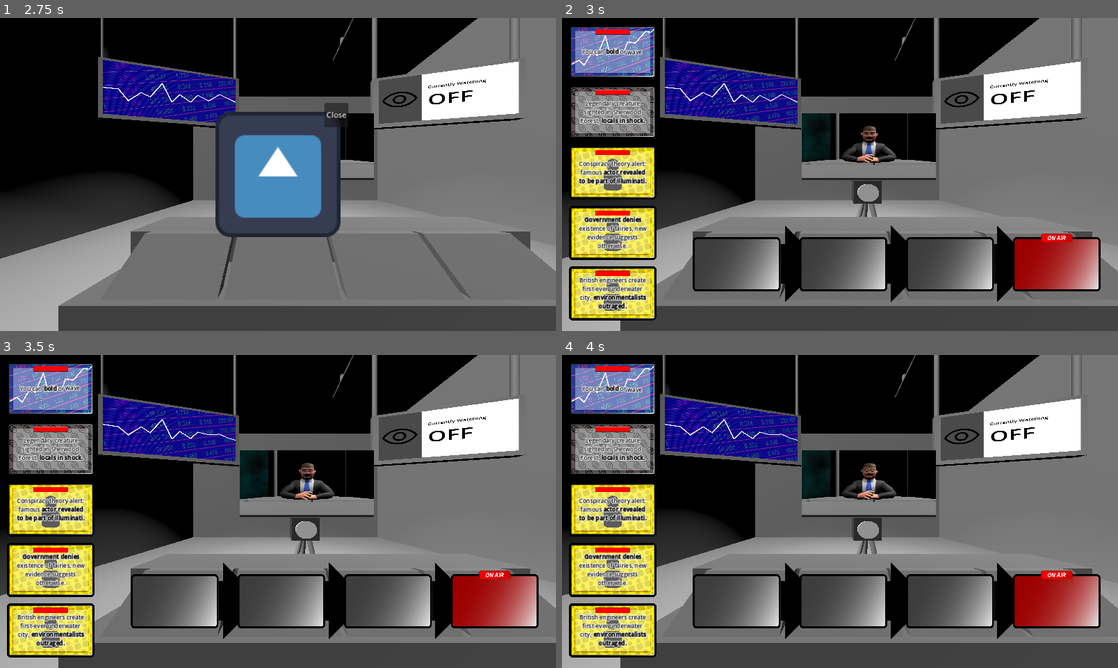
Above: before the commit, frames 1-4 (two rows, left to right).
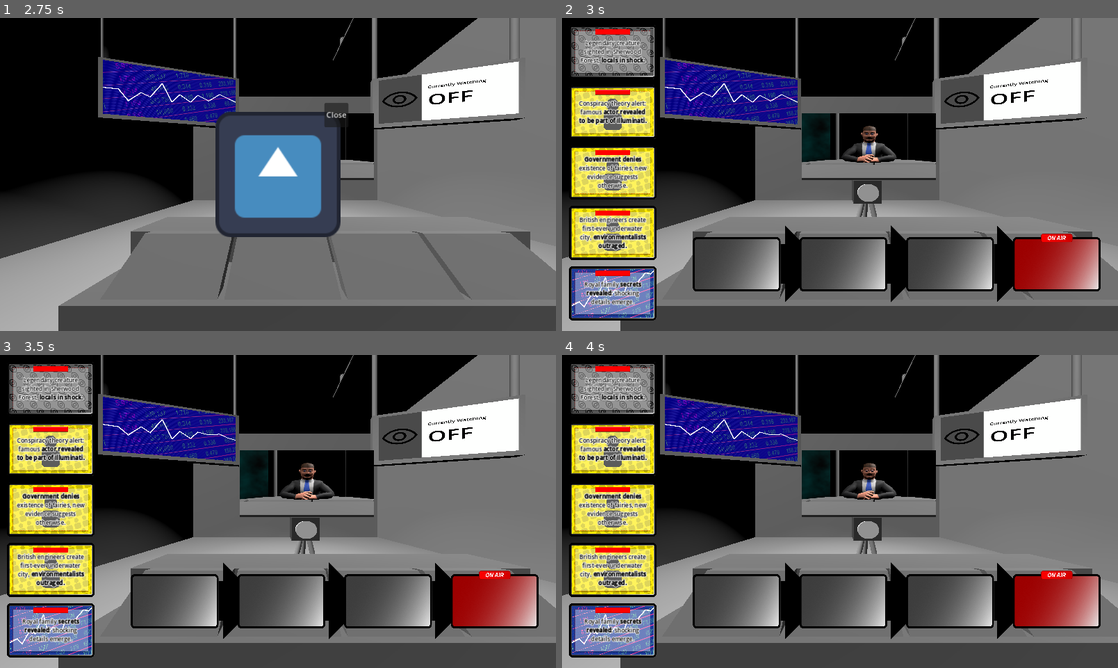
Above: after the commit, the same moments.

Repository: ZeAntwan/LD53
Game: Godot game, scene res://scenes/game.tscn
Same seed, same stepped clock (60 frames per second), same inputs: the game is played once before the commit and once after it. The engine's default icon, where the game draws it, is replaced by a stand-in: a white triangle on a blue panel in a dark square.
Inputs (mouse positions are in pixels of both pictures, inside the frame that each line leads up to):
- Up to frame 1 (2.75 s): click "Play" at 0.5 s; move the mouse to (400, 158) at 1.27 s; click (400, 158) at 1.35 s; tap Space (ui_select) at 1.52, 2.27 s; move the mouse to (166, 190) at 2.02 s; click (166, 190) at 2.1 s
- Up to frame 2 (3 s): tap Enter at 2.75 s; move the mouse to (895, 105) at 2.77 s; click (895, 105) at 2.85 s
- Up to frame 3 (3.5 s): no input
- Up to frame 4 (4 s): tap Space (ui_select) at 3.5, 3.77 s; move the mouse to (612, 389) at 3.52 s; click (612, 389) at 3.6 s

Frame 1 is identical in both runs. In frame 2, 8.0% of the frame differs, in the area x 1-17%, y 3-96%; in frame 3, 8.0%; in frame 4, 8.0%.

Commit message:
Removing PH node for test to have a final game representation

Diff:
--- a/scenes/ui.tscn
+++ b/scenes/ui.tscn
@@ -1,21 +1,11 @@
-[gd_scene load_steps=10 format=3 uid="uid://ilvnvx3a6bop"]
+[gd_scene load_steps=7 format=3 uid="uid://ilvnvx3a6bop"]
 
 [ext_resource type="PackedScene" uid="uid://h1um88c2nc4y" path="res://scenes/ui/drop_zone.tscn" id="1_mi2bh"]
 [ext_resource type="Script" path="res://scripts/ui/NewsBar.gd" id="1_uop3o"]
-[ext_resource type="PackedScene" uid="uid://b5ktcs0j2auak" path="res://scenes/ui/news_item.tscn" id="2_lpb1i"]
 [ext_resource type="PackedScene" uid="uid://cj6qhtyh283tu" path="res://scenes/ui/live_zone.tscn" id="3_ghk45"]
-[ext_resource type="Script" path="res://scripts/ressources/Headline.gd" id="3_kb88l"]
 [ext_resource type="Script" path="res://scripts/ui/LiveBar.gd" id="5_3qfj8"]
 [ext_resource type="Texture2D" uid="uid://b5j2gjmynal5j" path="res://resources/ui/DeskArrow.png" id="6_8ik5n"]
 [ext_resource type="Script" path="res://scripts/debug/DebugUI.gd" id="6_kqe5e"]
-
-[sub_resource type="Resource" id="Resource_ay8bk"]
-script = ExtResource("3_kb88l")
-text = "[center]You can [b]bold[/b] or [wave]wave[/wave] [/center]"
-stat_rating = -50.0
-stat_stock = 0.0
-stat_public = 0.0
-timer = 3.0
 
 [node name="MainUi" type="Control"]
 layout_mode = 3
@@ -51,10 +41,6 @@
 
 [node name="DropZone_1" parent="NewsBar/MarginContainer/VBoxContainer" groups=["drop_zone"] instance=ExtResource("1_mi2bh")]
 layout_mode = 2
-
-[node name="NewsItem" parent="NewsBar/MarginContainer/VBoxContainer/DropZone_1" instance=ExtResource("2_lpb1i")]
-layout_mode = 2
-headline = SubResource("Resource_ay8bk")
 
 [node name="DropZone_2" parent="NewsBar/MarginContainer/VBoxContainer" groups=["drop_zone"] instance=ExtResource("1_mi2bh")]
 layout_mode = 2
